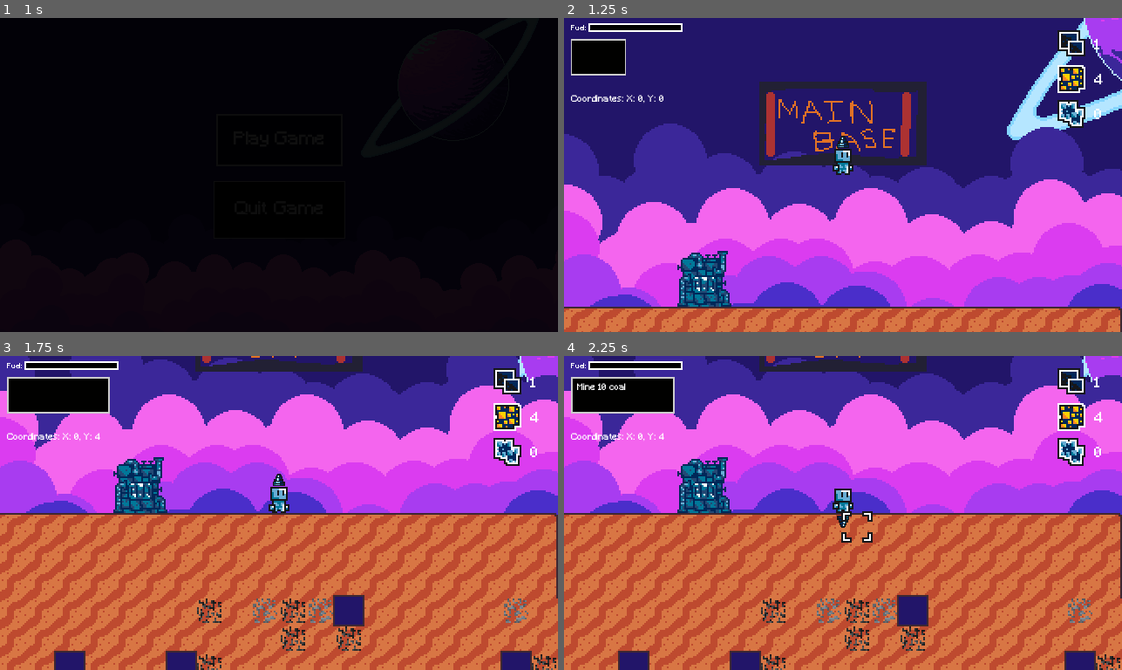
Above: before the commit, frames 1-4 (two rows, left to right).
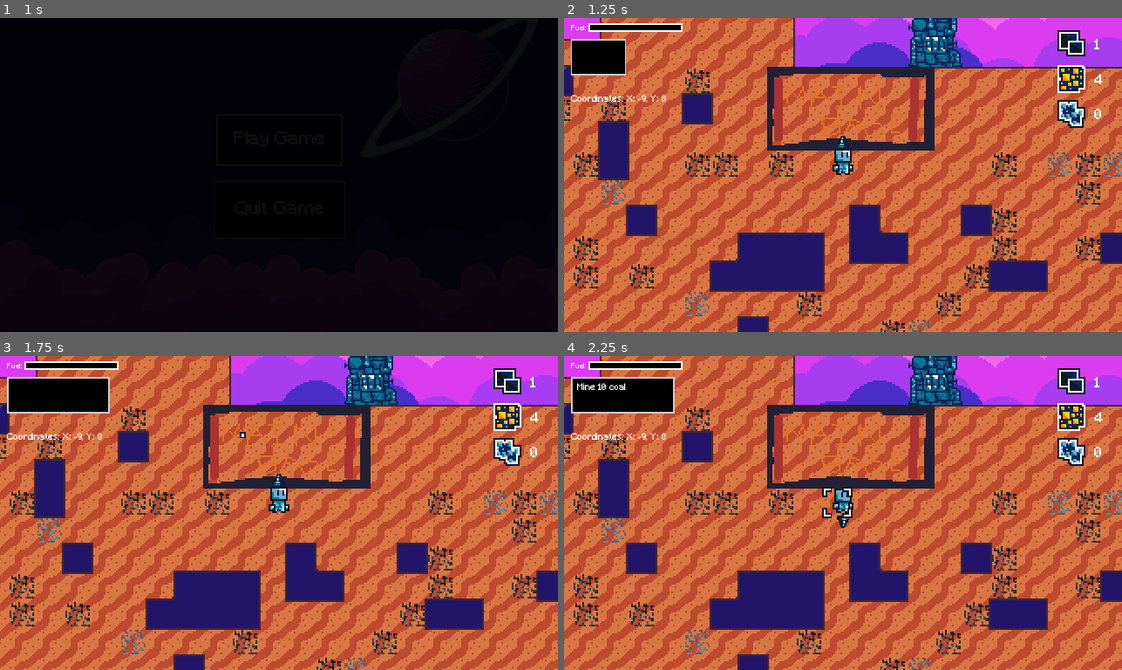
Above: after the commit, the same moments.

Repository: Renan-G-projec/A-Journey-Of-A-Robot
Game: Godot game, scene res://scenes/ui/menu.tscn
Two runs of this game, one before a commit and one after it. Both use one fixed random seed, a clock stepped at 60 frames per second and the inputs below. The engine's default icon, where the game draws it, is replaced by a stand-in: a white triangle on a blue panel in a dark square.
Inputs (mouse positions are in pixels of both pictures, inside the frame that each line leads up to):
- Up to frame 1 (1 s): click "Play Game" at 0.5 s
- Up to frame 2 (1.25 s): no input
- Up to frame 3 (1.75 s): tap Enter at 1.25 s; drag from (33, 393) to (279, 450) at 1.27 s
- Up to frame 4 (2.25 s): click "Inventory" at 2 s

Frame 1 is identical in both runs. In frame 2, 92% of the frame differs, in the area x 0-100%, y 0-100%; in frame 3, 86%; in frame 4, 86%.

Commit message:
feat: Tech inspector container added and connected TechTree UI to mainbase. AMDG

Diff:
--- a/scenes/game/map.tscn
+++ b/scenes/game/map.tscn
@@ -532,6 +532,6 @@
 tile_set = SubResource("TileSet_gldc4")
 
 [node name="MainBase" parent="." unique_id=699425722 instance=ExtResource("2_2klcf")]
-position = Vector2(128, 231)
+position = Vector2(0, 360)
 
 [node name="Spawn" type="Marker2D" parent="MainBase" unique_id=1051603631]
--- a/scenes/ui/techtree.tscn
+++ b/scenes/ui/techtree.tscn
@@ -12,6 +12,8 @@
 anchor_bottom = 1.0
 grow_horizontal = 2
 grow_vertical = 2
+size_flags_horizontal = 4
+size_flags_vertical = 4
 
 [node name="player_stage1" parent="." unique_id=2096825410 instance=ExtResource("1_8kas3")]
 layout_mode = 0
--- a/scenes/ui/techtree_scene.tscn
+++ b/scenes/ui/techtree_scene.tscn
@@ -1,7 +1,37 @@
 [gd_scene format=3 uid="uid://hx00a0a61yb3"]
 
+[ext_resource type="StyleBox" uid="uid://b7dam2p4kmwkr" path="res://assets/styles/mission_ui_style.tres" id="1_1x505"]
 [ext_resource type="Script" uid="uid://cn4gwdsfsbxev" path="res://scripts/ui/scroll_container.gd" id="1_xoi5o"]
 [ext_resource type="PackedScene" uid="uid://c4nf3m3efiyqh" path="res://scenes/ui/techtree.tscn" id="2_1x505"]
+[ext_resource type="Texture2D" uid="uid://desc4bbpn04mk" path="res://icon.svg" id="4_uve0u"]
+[ext_resource type="FontFile" uid="uid://crac75pvc8fh1" path="res://fonts/Minecraft.ttf" id="5_o3sd2"]
+
+[sub_resource type="StyleBoxFlat" id="StyleBoxFlat_o3sd2"]
+content_margin_top = 10.0
+content_margin_bottom = 10.0
+bg_color = Color(0.0033606587, 0.004811262, 0.00048203164, 1)
+border_width_left = 1
+border_width_top = 1
+border_width_right = 1
+border_width_bottom = 1
+expand_margin_left = 3.0
+expand_margin_top = 3.0
+expand_margin_right = 3.0
+expand_margin_bottom = 3.0
+
+[sub_resource type="StyleBoxFlat" id="StyleBoxFlat_g2tlt"]
+content_margin_top = 10.0
+content_margin_bottom = 10.0
+bg_color = Color(0.0033606587, 0.004811262, 0.00048203164, 1)
+border_width_left = 1
+border_width_top = 1
+border_width_right = 1
+border_width_bottom = 1
+border_color = Color(0.65406823, 0.65406823, 0.65406823, 1)
+expand_margin_left = 3.0
+expand_margin_top = 3.0
+expand_margin_right = 3.0
+expand_margin_bottom = 3.0
 
 [node name="TechTreeUI" type="Control" unique_id=895753709]
 layout_mode = 3
@@ -12,7 +42,7 @@
 grow_vertical = 2
 mouse_filter = 1
 
-[node name="ScrollContainer" type="Control" parent="." unique_id=826988371]
+[node name="ScrollContainer" type="Panel" parent="." unique_id=14390172]
 clip_contents = true
 layout_mode = 1
 anchors_preset = 4
@@ -20,16 +50,102 @@
 anchor_bottom = 0.5
 offset_left = 52.0
 offset_top = -128.0
-offset_right = 264.0
+offset_right = 376.0
 offset_bottom = 128.0
 grow_vertical = 2
-mouse_default_cursor_shape = 13
+mouse_default_cursor_shape = 6
+theme_override_styles/panel = ExtResource("1_1x505")
 script = ExtResource("1_xoi5o")
 
 [node name="Techtree" parent="ScrollContainer" unique_id=922205304 instance=ExtResource("2_1x505")]
-layout_mode = 0
-anchors_preset = 0
-anchor_right = 0.0
-anchor_bottom = 0.0
-offset_right = 40.0
-offset_bottom = 40.0
+z_index = 2
+layout_mode = 1
+anchors_preset = 8
+anchor_left = 0.5
+anchor_top = 0.5
+anchor_right = 0.5
+anchor_bottom = 0.5
+offset_left = -20.0
+offset_top = -20.0
+offset_right = 20.0
+offset_bottom = 20.0
+
+[node name="Panel" type="Panel" parent="." unique_id=866635428]
+layout_mode = 1
+anchors_preset = 6
+anchor_left = 1.0
+anchor_top = 0.5
+anchor_right = 1.0
+anchor_bottom = 0.5
+offset_left = -216.0
+offset_top = -128.0
+offset_right = -48.0
+offset_bottom = 128.0
+grow_horizontal = 0
+grow_vertical = 2
+theme_override_styles/panel = ExtResource("1_1x505")
+
+[node name="VBoxContainer" type="VBoxContainer" parent="Panel" unique_id=244150944]
+layout_mode = 1
+anchors_preset = 8
+anchor_left = 0.5
+anchor_top = 0.5
+anchor_right = 0.5
+anchor_bottom = 0.5
+offset_left = -72.0
+offset_top = -112.0
+offset_right = 72.0
+offset_bottom = 112.0
+grow_horizontal = 2
+grow_vertical = 2
+theme_override_constants/separation = 4
+
+[node name="CenterContainer" type="CenterContainer" parent="Panel/VBoxContainer" unique_id=339381664]
+custom_minimum_size = Vector2(64, 64)
+layout_mode = 2
+
+[node name="TextureRect" type="TextureRect" parent="Panel/VBoxContainer/CenterContainer" unique_id=516775828]
+custom_maximum_size = Vector2(32, 32)
+layout_mode = 2
+texture = ExtResource("4_uve0u")
+
+[node name="UpgradeNameLabel" type="Label" parent="Panel/VBoxContainer" unique_id=483457065]
+layout_mode = 2
+size_flags_vertical = 6
+theme_override_fonts/font = ExtResource("5_o3sd2")
+theme_override_font_sizes/font_size = 12
+text = "Upgrade Name"
+horizontal_alignment = 1
+vertical_alignment = 1
+
+[node name="DescriptionLabel" type="Label" parent="Panel/VBoxContainer" unique_id=1159405958]
+layout_mode = 2
+size_flags_vertical = 6
+theme_override_constants/line_spacing = 3
+theme_override_fonts/font = ExtResource("5_o3sd2")
+theme_override_font_sizes/font_size = 8
+text = "Description
+This upgrade is a placeholder."
+
+[node name="RequirementsLabel" type="Label" parent="Panel/VBoxContainer" unique_id=1483144531]
+layout_mode = 2
+size_flags_vertical = 6
+theme_override_constants/line_spacing = 3
+theme_override_fonts/font = ExtResource("5_o3sd2")
+theme_override_font_sizes/font_size = 8
+text = "Requires
+    - 10 iron
+    - 120 coal"
+
+[node name="Button" type="Button" parent="Panel/VBoxContainer" unique_id=1135553137]
+layout_mode = 2
+size_flags_vertical = 10
+theme_override_fonts/font = ExtResource("5_o3sd2")
+theme_override_font_sizes/font_size = 12
+theme_override_styles/normal = SubResource("StyleBoxFlat_o3sd2")
+theme_override_styles/pressed = SubResource("StyleBoxFlat_o3sd2")
+theme_override_styles/hover = SubResource("StyleBoxFlat_o3sd2")
+theme_override_styles/hover_pressed = SubResource("StyleBoxFlat_o3sd2")
+theme_override_styles/disabled = SubResource("StyleBoxFlat_g2tlt")
+disabled = true
+text = "Upgrade"
--- a/scenes/ui/ui_manager.tscn
+++ b/scenes/ui/ui_manager.tscn
@@ -3,8 +3,10 @@
 [ext_resource type="Script" uid="uid://815utf3xu0mx" path="res://scripts/ui/menu_manager.gd" id="1_fypb7"]
 [ext_resource type="StyleBox" uid="uid://c6o0fad7w7b23" path="res://assets/styles/black_panel_ui.tres" id="2_b2463"]
 [ext_resource type="PackedScene" uid="uid://y8pmf0omvia6" path="res://scenes/ui/main_base_menu.tscn" id="3_b2463"]
+[ext_resource type="PackedScene" uid="uid://hx00a0a61yb3" path="res://scenes/ui/techtree_scene.tscn" id="3_js4l8"]
 
 [node name="UiManager" type="Control" unique_id=1331567166 node_paths=PackedStringArray("menus")]
+visible = false
 layout_mode = 3
 anchors_preset = 15
 anchor_right = 1.0
@@ -14,7 +16,8 @@
 script = ExtResource("1_fypb7")
 overlay_step = 0.2
 menus = {
-0: NodePath("MenuPanel/MainBaseMenu")
+0: NodePath("MenuPanel/MainBaseMenu"),
+1: NodePath("MenuPanel/TechTreeUI")
 }
 
 [node name="ColorRect" type="ColorRect" parent="." unique_id=182698967]
@@ -38,5 +41,9 @@
 theme_override_styles/panel = ExtResource("2_b2463")
 metadata/_edit_group_ = true
 
+[node name="TechTreeUI" parent="MenuPanel" unique_id=895753709 instance=ExtResource("3_js4l8")]
+visible = false
+layout_mode = 1
+
 [node name="MainBaseMenu" parent="MenuPanel" unique_id=931917098 instance=ExtResource("3_b2463")]
 layout_mode = 1
--- a/scripts/ui/menu_manager.gd
+++ b/scripts/ui/menu_manager.gd
@@ -22,6 +22,7 @@
 @export var menus: Dictionary[EventBus.MenuType, Control]
 
 func _ready() -> void:
+	visible = true
 	overlay.color.a = 0.0
 	panel.scale.x = 0.0
 	EventBus.request_open_menu.connect(_on_menu_requested)
--- a/scripts/ui/scroll_container.gd
+++ b/scripts/ui/scroll_container.gd
@@ -9,5 +9,6 @@
 	if event is InputEventMouseButton:
 		if event.button_index == MOUSE_BUTTON_LEFT:
 			dragging = event.pressed
+
 	elif event is InputEventMouseMotion && dragging:
 		tech_tree.position += event.relative
--- a/scripts/ui/techtree_node.gd
+++ b/scripts/ui/techtree_node.gd
@@ -22,6 +22,8 @@
 	line.add_point(size / 2)
 	line.add_point(line.to_local(parent.global_position + parent.size / 2))
 
+	line.z_index = z_index - 1
+
 func _on_toggled(toggled_on: bool) -> void:
 	if !cost: return
 
